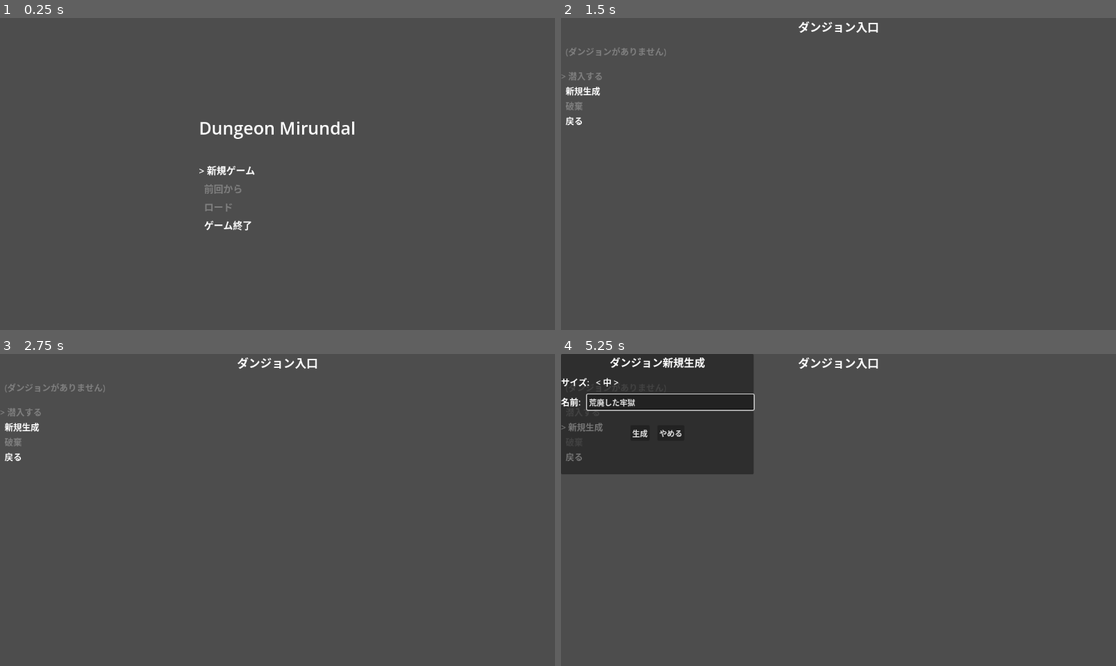
Above: before the commit, frames 1-4 (two rows, left to right).
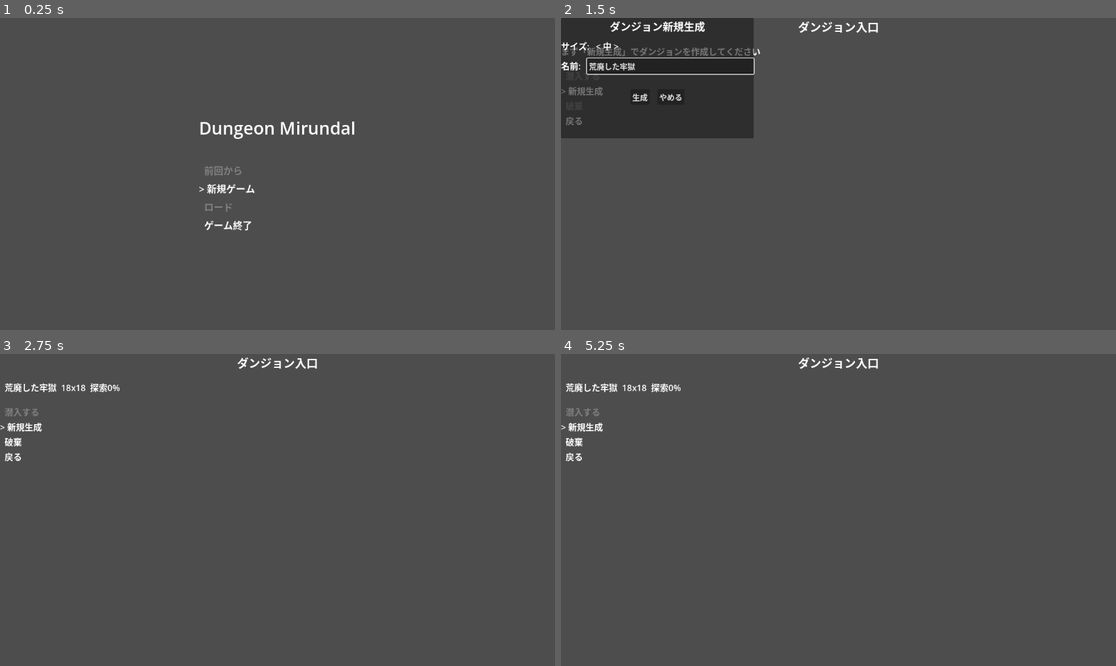
Above: after the commit, the same moments.

Repository: endo5501/DungeonMirundal2
Game: Godot game, scene res://src/main.tscn
Same seed, same stepped clock (60 frames per second), same inputs: the game is played once before the commit and once after it.
Inputs (mouse positions are in pixels of both pictures, inside the frame that each line leads up to):
- Up to frame 1 (0.25 s): no input
- Up to frame 2 (1.5 s): tap Enter (ui_accept) at 0.5, 0.77, 1.25 s; move the mouse to (810, 236) at 0.52 s; hold Up (ui_up) 0.53-1.25 s; hold Shift 0.53-1.25 s; click (810, 236) at 0.67 s; drag from (1005, 220) to (810, 236) at 1.27 s
- Up to frame 3 (2.75 s): click (77, 432) at 2 s, where only the run after the commit has a clickable "生成"
- Up to frame 4 (5.25 s): tap Enter (ui_accept) at 2.75, 4.25, 5 s; move the mouse to (672, 463) at 2.77 s; hold Left (ui_left) 2.78-3.5 s; tap Ctrl at 2.85 s; click (672, 432) at 3.5 s, where only the run after the commit has a clickable "やめる"; drag from (866, 510) to (672, 463) at 4.27 s; move the mouse to (755, 432) at 5.02 s; hold Down (ui_down) from 5.03 s (still down); tap Space at 5.1 s

The runs differ from the first frame. In frame 1, 0.3% of the frame differs, in the area x 35-46%, y 47-57%; in frame 2, 13%; in frame 3, 0.6%; in frame 4, 13%, in the area x 0-35%, y 0-39%.

Commit message:
Polish title and dungeon entrance UX
Title screen:
- Reorder menu to [前回から, 新規ゲーム, ロード, ゲーム終了] so returning
  players land on the cursor they want immediately.
- Add CursorMenu.ensure_valid_selection() to skip disabled indices at
  init time, so first-time players see the cursor on 新規ゲーム instead
  of the disabled 前回から.

Dungeon entrance (empty registry):
- Start focus on the button row with the cursor on 新規生成, letting a
  single Enter press open the create dialog.
- Replace placeholder text "(ダンジョンがありません)" with the guidance
  message "まず「新規生成」でダンジョンを作成してください" in the
  enabled color.

Co-Authored-By: Claude Opus 4.7 (1M context) <noreply@anthropic.com>

Diff:
--- a/src/dungeon/cursor_menu.gd
+++ b/src/dungeon/cursor_menu.gd
@@ -31,6 +31,19 @@
 			return
 	selected_index = start
 
+func ensure_valid_selection() -> void:
+	if items.is_empty():
+		return
+	if not is_disabled(selected_index):
+		return
+	var start := selected_index
+	var count := items.size()
+	for i in range(count):
+		var candidate := (start + i + 1) % count
+		if not is_disabled(candidate):
+			selected_index = candidate
+			return
+
 func update_labels(labels: Array[Label]) -> void:
 	for i in range(labels.size()):
 		var prefix := CURSOR_PREFIX if i == selected_index else NO_CURSOR_PREFIX
--- a/src/title_scene/title_screen.gd
+++ b/src/title_scene/title_screen.gd
@@ -7,13 +7,13 @@
 signal quit_game
 
 const MENU_ITEMS: Array[String] = [
+	"前回から",
 	"新規ゲーム",
-	"前回から",
 	"ロード",
 	"ゲーム終了",
 ]
 
-var _disabled_indices: Array[int] = [1, 2]
+var _disabled_indices: Array[int] = [0, 2]
 
 var selected_index: int:
 	get: return _menu.selected_index
@@ -24,14 +24,16 @@
 
 func _init() -> void:
 	_menu = CursorMenu.new(MENU_ITEMS, _disabled_indices)
+	_menu.ensure_valid_selection()
 
 func setup_save_state(save_manager: SaveManager) -> void:
 	_disabled_indices = []
 	if save_manager.get_last_slot() < 0:
-		_disabled_indices.append(1)
+		_disabled_indices.append(0)
 	if not save_manager.has_saves():
 		_disabled_indices.append(2)
 	_menu = CursorMenu.new(MENU_ITEMS, _disabled_indices)
+	_menu.ensure_valid_selection()
 	if _labels.size() > 0:
 		_menu.update_labels(_labels)
 
@@ -91,7 +93,7 @@
 	if _menu.is_disabled(index):
 		return
 	match index:
-		0: start_new_game.emit()
-		1: continue_game.emit()
+		0: continue_game.emit()
+		1: start_new_game.emit()
 		2: load_game.emit()
 		3: quit_game.emit()
--- a/src/town_scene/dungeon_entrance.gd
+++ b/src/town_scene/dungeon_entrance.gd
@@ -33,6 +33,9 @@
 	_has_party = has_party
 	if _registry.size() > 0:
 		selected_index = 0
+	else:
+		_focus = Focus.BUTTONS
+		_button_menu.selected_index = 1  # 新規生成
 
 func _ready() -> void:
 	_vbox = VBoxContainer.new()
@@ -65,9 +68,8 @@
 			_list_labels.append(label)
 	else:
 		var empty := Label.new()
-		empty.text = "  (ダンジョンがありません)"
+		empty.text = "まず「新規生成」でダンジョンを作成してください"
 		empty.add_theme_font_size_override("font_size", FONT_SIZE)
-		empty.add_theme_color_override("font_color", CursorMenu.DISABLED_COLOR)
 		_vbox.add_child(empty)
 
 	var spacer2 := Control.new()
Not shown, changed: openspec/changes/polish-title-and-entrance-ux/tasks.md
